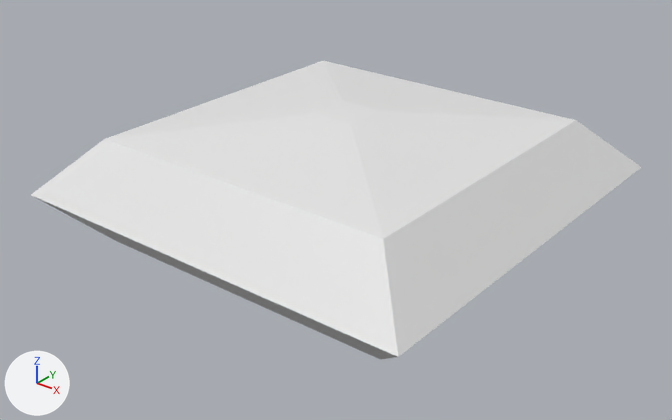
The Blender file File di blender/Massimo/Cuscino quadrato/cuscino quadrato.blend as it was, and as the next commit left it.
Rendered twice from a 50 mm camera at (0.481, -0.615, 0.348) aimed at (0.0, -0.015, -0.024). Arrows for +X, +Y and +Z are at lower left; the lights stay in place.
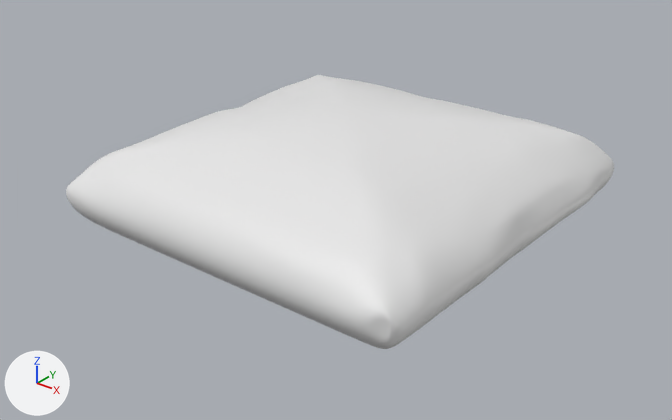
The change in detail:
me_cube_001 is used by ob_cube; location (0.0, 0.0, 0.0); scale (0.513, 0.513, 0.171).
me_cube_001 had 12 vertices, 9 faces and spanned x -0.388..0.388, y -0.388..0.388, z 0.0..0.388.
me_cube_001 now has 16898 vertices, 16896 faces and spans x -0.183..0.187, y -0.183..0.183, z -0.066..0.066.
me_cube_001 part 1: 12 vertices removed from x -0.388..0.388, y -0.388..0.388, z 0.0..0.388; 16898 vertices added at x -0.183..0.187, y -0.183..0.183, z -0.066..0.066.
me_cube_001 part 2: the surface is now shaded smooth.
Object 'Cube' (ob_cube) is rescaled from (0.513, 0.513, 0.171) to (1.0, 1.0, 1.0).
Object 'Cube' (ob_cube) loses its MIRROR modifier named 'Mirror'.
Modifier setting removed (it was use_axis = (False, False, True)).
Modifier setting removed (it was use_clip = True).
Object 'Cube' (ob_cube) moves from (0.0, 0.0, 0.0) to (0.0, 0.0, 0.0004).

Pixel boxes [x1, y1, x2, y2] of what changed, in the pictures (672 x 420 px):
'Cube', reshaped, moved, rescaled, modifiers changed (10% narrower, 8% shorter): before [31, 61, 641, 359]; after [66, 75, 614, 349]
part 1 of me_cube_001, built on: before [31, 61, 641, 359]; after [66, 75, 614, 349]
